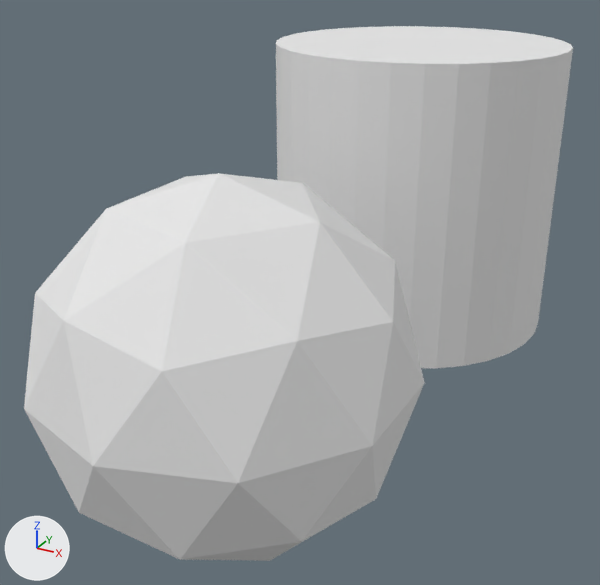
One commit to the OBJ model demo/assets/random.obj: the scene before it, then after it.
Before and after are seen from a camera (50 mm lens) standing at (2.47, -4.28, 2.0) and looking at (0.18, -0.11, -0.08). Every picture has the same lights, and +X, +Y and +Z are marked at lower left. Where no turn or scale is listed for an object, it has been applied to the vertices.
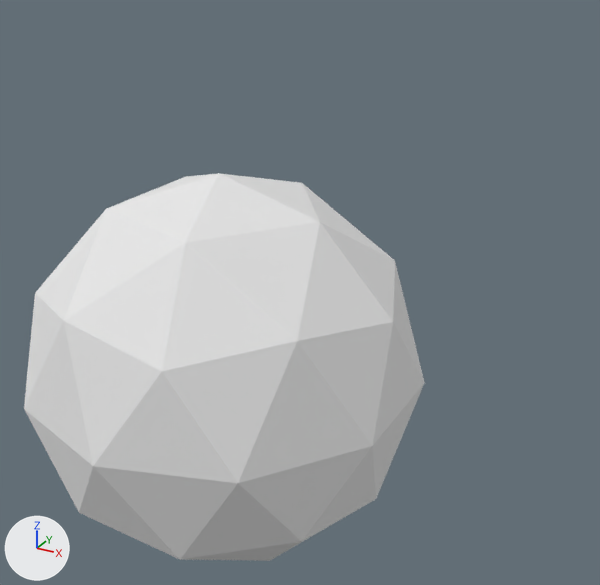
Changed parts and their boxes (x1, y1, x2, y2) in the pictures (600 x 585 px):
'Cylinder', deleted: before (276, 26, 573, 368)

Diff of the bpy script that builds the scene:
```diff
--- a/demo/assets/random.obj.py
+++ b/demo/assets/random.obj.py
@@ ob_cylinder @@
-ob_cylinder = bpy.data.objects.new('Cylinder', me_cylinder)
-ob_cylinder.location = (0.0, 0.0, 0.0)
```
